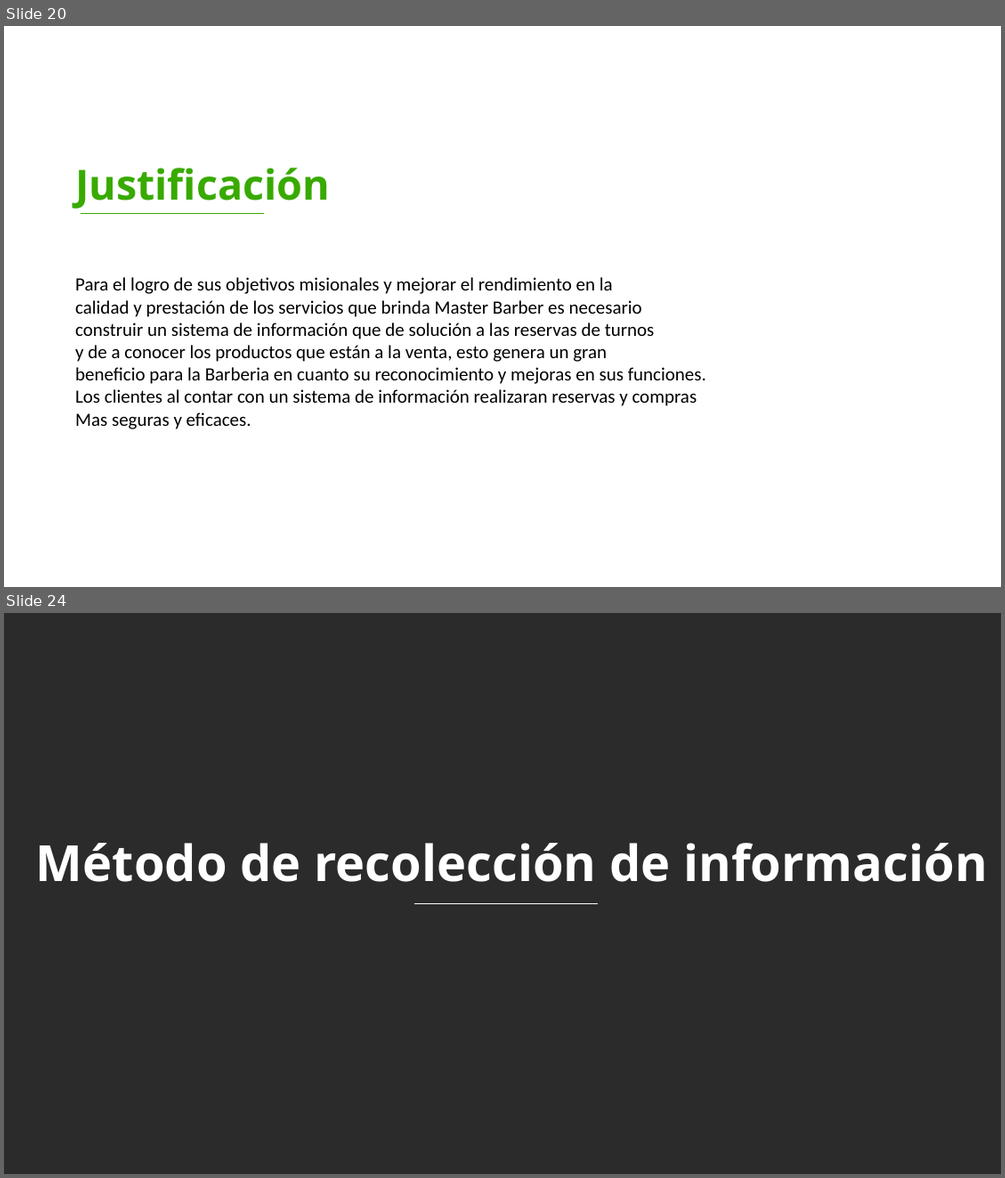
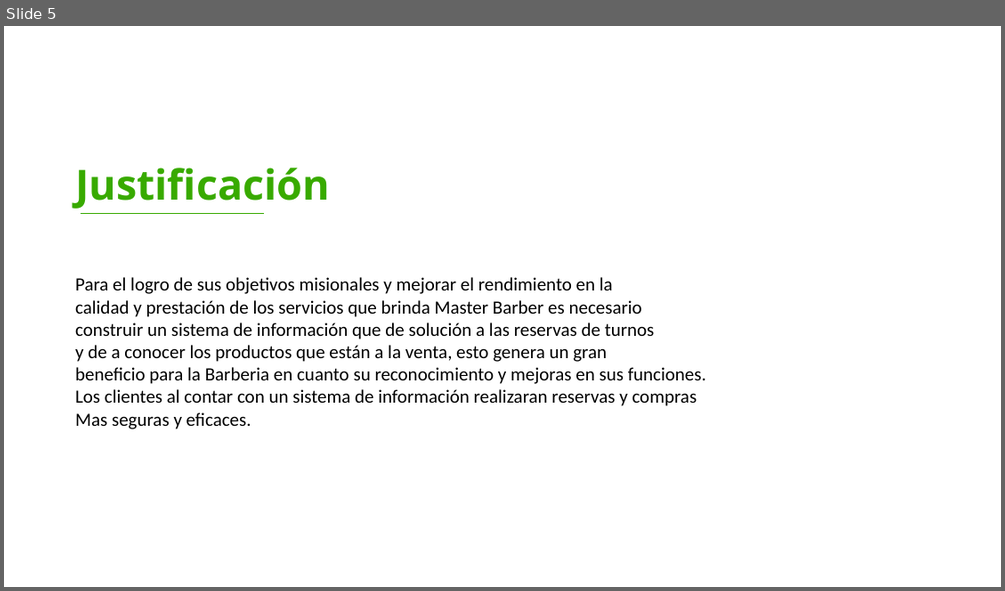
Before and after one commit to FidelSmoke/Practicas, a slide deck: DOCUMENTACION DE MASTER BARBER/ENTREGABLES 3/Entregables Proyecto B.pptx. Shown one above the other, each under a label of ours: slides 20 and 24 before the commit, slide 5 after it; the slides between them are not shown. The pictures are 1005x1178 and 1005x591 pixels, drawn with LibreOffice and Linux fonts; fonts in the diff are those of the drawing; background and template pictures are left out; a plain dark background stands for a picture behind light text. Boxes give left, top, right and bottom in pixels: in the first picture for what was removed or moved away, otherwise in the second. Text is boxed around its words. In the diff, an @@ line names an element or a change of style, - is before the commit and + after.

```diff
--- a/DOCUMENTACION DE MASTER BARBER/ENTREGABLES 3/Entregables Proyecto B.pptx
+++ b/DOCUMENTACION DE MASTER BARBER/ENTREGABLES 3/Entregables Proyecto B.pptx
@@ slide 24 removed at <box>4,613,1001,1174</box>, background picture (left out) @@
@@ text removed at <box>36,843,987,882</box> @@
-Método de recolección de información
@@ line removed from (413, 904) to (598, 904) @@
@@ what was slide 20 is now slide 5 @@
```
Also in this commit, not shown: 1 slide changed, 4 slides added, 20 other slides removed, 1 other file.
